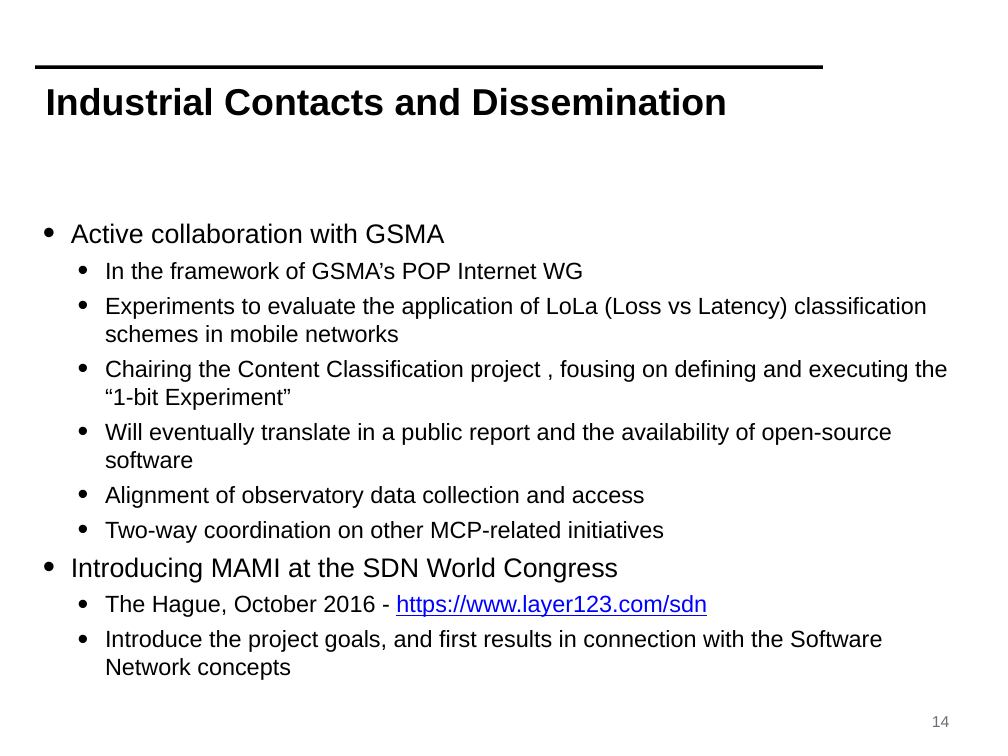
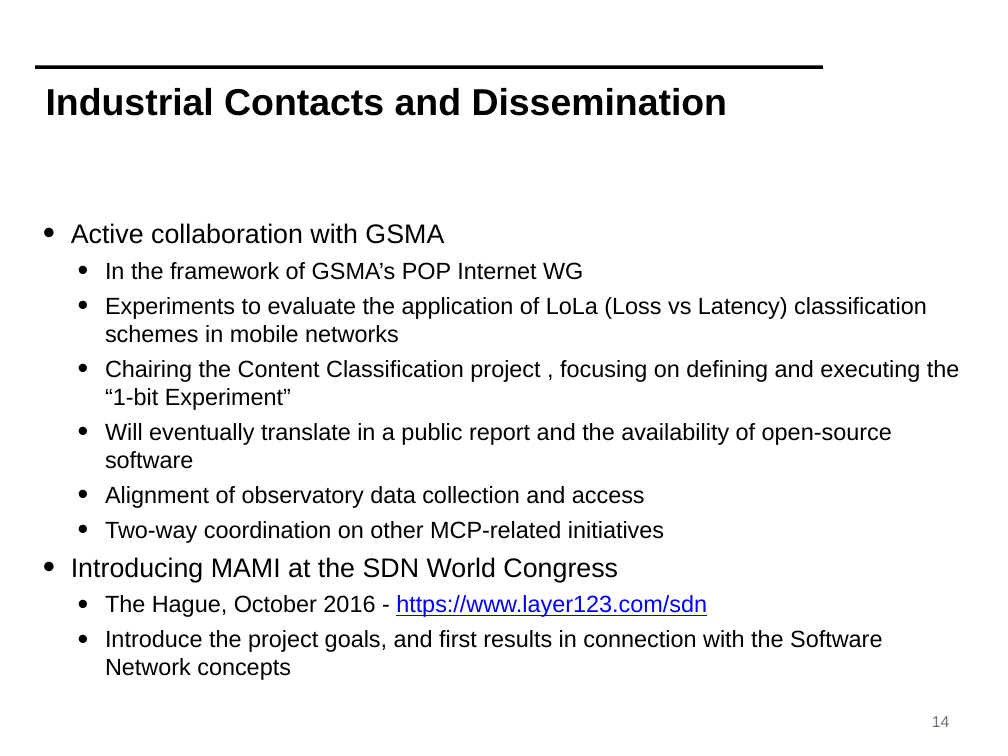
Before and after one commit to mami-project/roadshows, a slide deck: slide 14 of review2-zurich/WP4-ReviewM18.pptx. Drawn at 1008x756 pixels with LibreOffice and Linux fonts; fonts in the diff are those of the drawing; background and template pictures are left out. Boxes give left, top, right and bottom in pixels: in the first picture for what was removed or moved away, otherwise in the second. Text is boxed around its words. In the diff, an @@ line names an element or a change of style, - is before the commit and + after.

```diff
--- a/review2-zurich/WP4-ReviewM18.pptx
+++ b/review2-zurich/WP4-ReviewM18.pptx
@@ text at [105, 360, 960, 410]: text changed @@
-  • Chairing the Content Classification project , fousing on defining and executing the “1-bit Experiment”
+  • Chairing the Content Classification project , focusing on defining and executing the “1-bit Experiment”
```
Also in this commit, not shown: 9 other slides changed.
